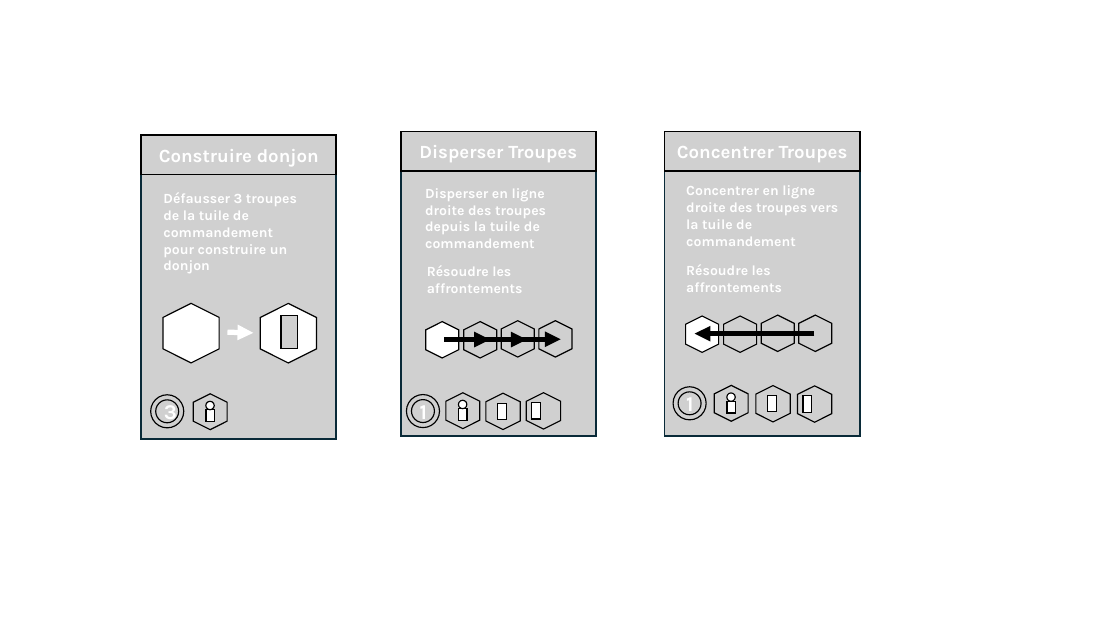
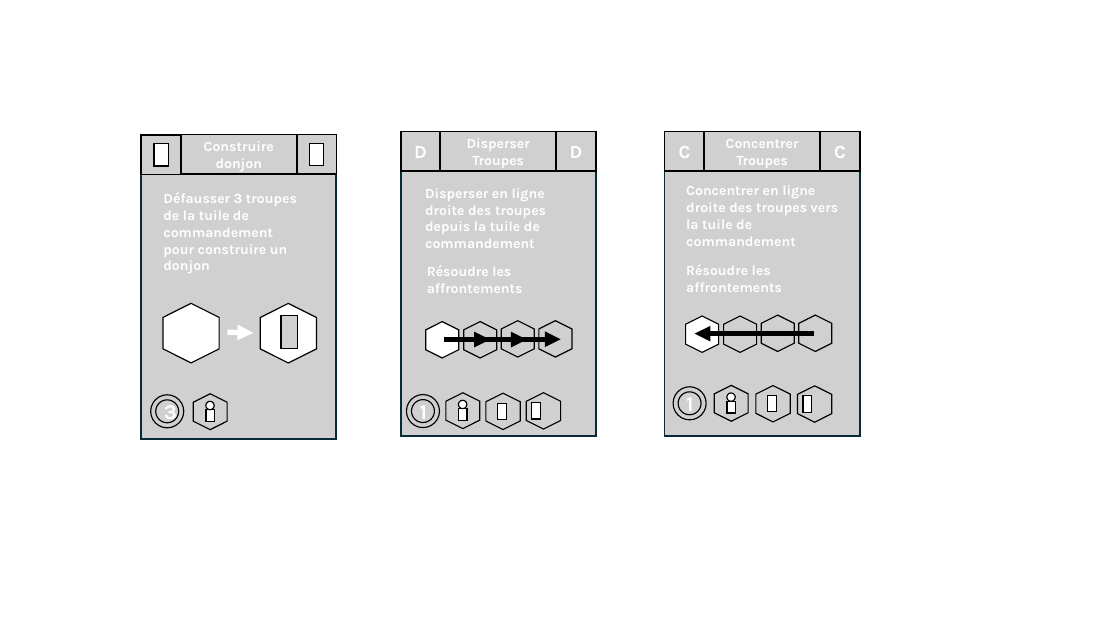
Before and after one commit to LucasBorboleta/Terre-de-Barons, a slide deck: slide 4 of pictures/Cartes-Actions-et-Evenements/Design-Cartes.pptx. Drawn at 1120x630 pixels with LibreOffice and Linux fonts; fonts in the diff are those of the drawing; grey boxes stand for pictures; background and template pictures are left out. Boxes give left, top, right and bottom in pixels: in the first picture for what was removed or moved away, otherwise in the second. Text is boxed around its words. In the diff, an @@ line names an element or a change of style, - is before the commit and + after.

```diff
--- a/pictures/Cartes-Actions-et-Evenements/Design-Cartes.pptx
+++ b/pictures/Cartes-Actions-et-Evenements/Design-Cartes.pptx
@@ size 16 to 12 pt in 3 elements at box(440, 132, 556, 171), box(704, 132, 820, 171), box(181, 134, 297, 174) @@
@@ picture "Construire donjon": place and size @@
-picture "Construire donjon" at box(141, 135, 336, 175)
+picture "Construire donjon" at box(181, 134, 297, 174)
@@ group added at box(141, 134, 336, 175): 2 pictures, 2 rectangles @@
@@ picture added at box(401, 132, 440, 171), 16 pt, text #FFFFFF, bold @@
+D
@@ picture "Disperser Troupes": place and size @@
-picture "Disperser Troupes" at box(401, 132, 596, 171)
+picture "Disperser Troupes" at box(440, 132, 556, 171)
@@ picture added at box(556, 132, 596, 171), 16 pt, text #FFFFFF, bold @@
+D
@@ picture added at box(665, 132, 704, 171), 16 pt, text #FFFFFF, bold @@
+C
@@ picture "Concentrer Troupes": place and size @@
-picture "Concentrer Troupes" at box(665, 132, 860, 171)
+picture "Concentrer Troupes" at box(704, 132, 820, 171)
@@ picture added at box(820, 132, 860, 171), 16 pt, text #FFFFFF, bold @@
+C
```
Also in this commit, not shown: 3 other slides changed.
